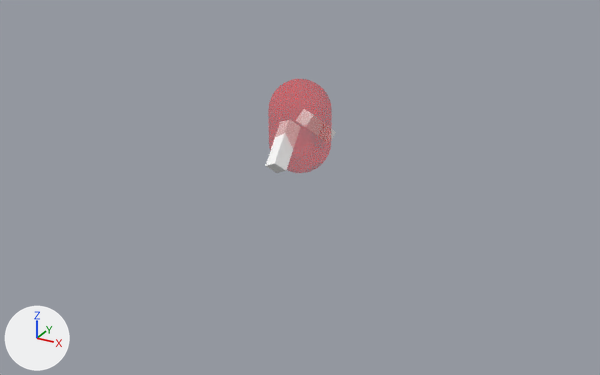
An edit to the glTF model assets/trenchbroom/models/PitBoss.glb, drawn before and after from the same camera.
Before and after are seen from a 50 mm camera at (22.9, -41.7, 19.7) aimed at (0.7, -1.3, -0.5). Every picture has the same lights, and +X, +Y and +Z are marked at lower left. The picture after the commit comes second. Where no turn or scale is listed for an object, it has been applied to the vertices.
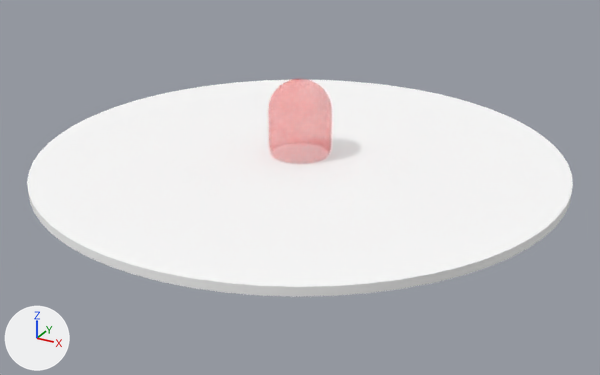
The edits, one by one:
me_mesh_4 has 1756 vertices, 3392 faces and spans x -1.9..1.9, y -1.9..1.9, z -2.9..2.9.
me_mesh_4 no longer uses material mat_material_4 (red #ff0000).
me_mesh_4 gains material mat_material_2 (red #ff0000).
Mesh me_mesh_3_1 is new.
It has 392 vertices, 768 faces and spans x -16.0..16.0, y -16.0..16.0, z -0.2..0.2.
It uses material mat_material_3 (white #ffffff).
Object 'Mesh' (ob_mesh) is deleted.
Object 'Mesh2' (ob_mesh2) is deleted.
Object 'MeshInstance3D' (ob_meshinstance3d) is new; it shows me_mesh_3_1.
Its location is (0.0, 0.0, 0.9).

Where the change shows, as pixel boxes (x1, y1, x2, y2) in the pictures (600 x 375 px):
'MeshInstance3D', added
    after: (27, 80, 573, 297)
'DebugMesh', recoloured
    both: (268, 79, 332, 164)
'Mesh', deleted
    before: (266, 133, 293, 173)
'Mesh2', deleted (mostly hidden)
    before: (331, 129, 336, 139)
